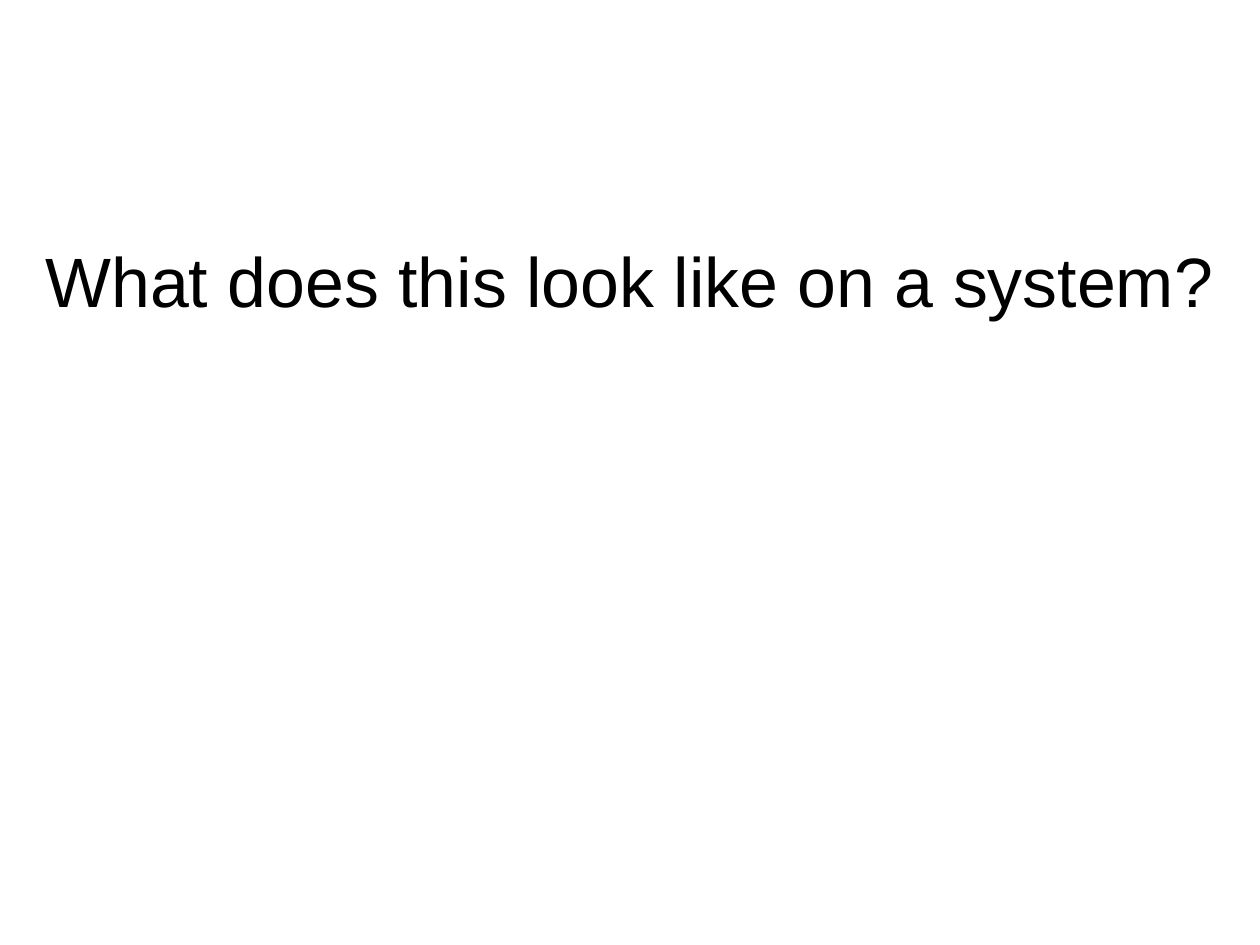
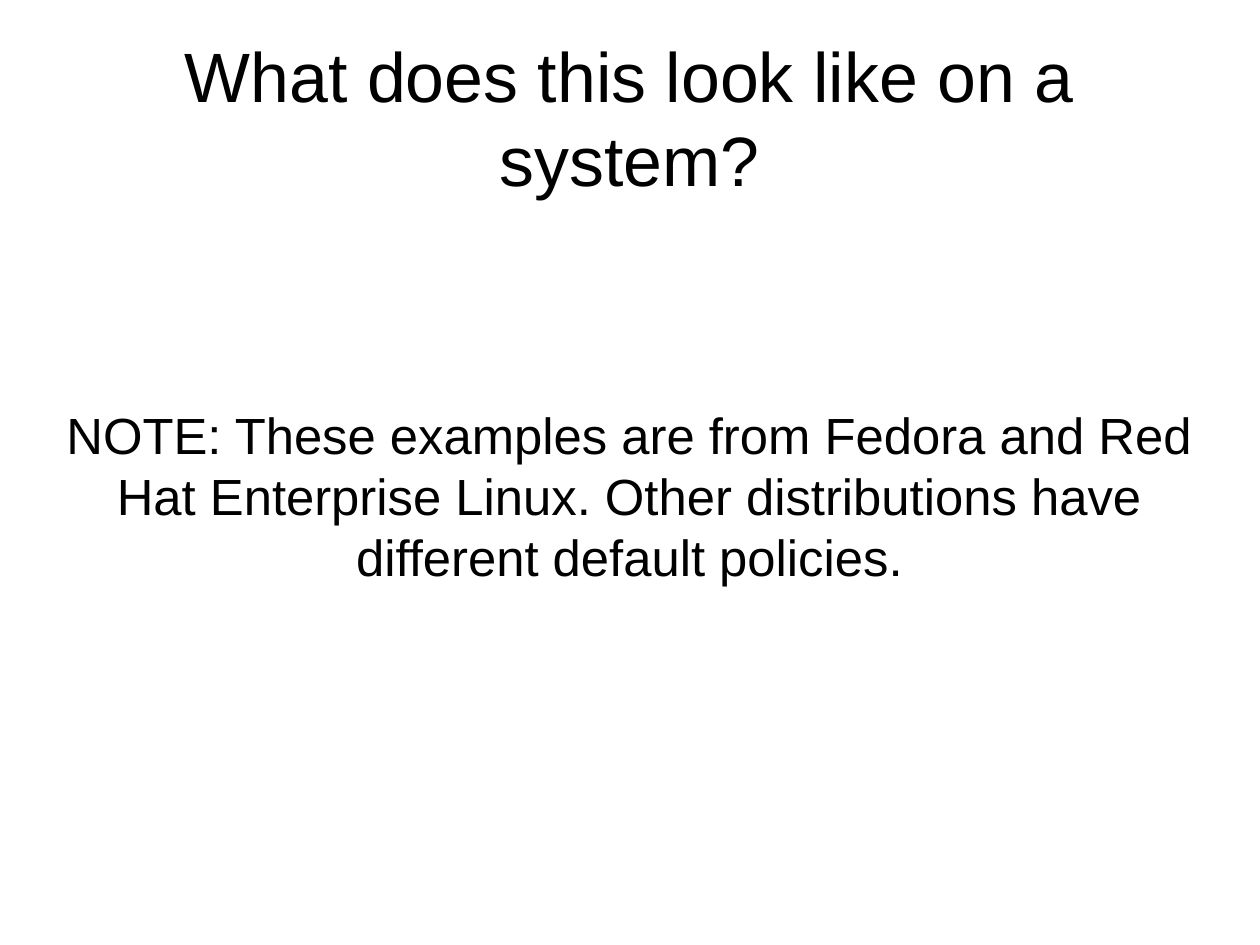
Before and after one commit to laubersm/LauberSolutions, a slide deck: slide 9 of SELinux/ItsAboutTheLabels-screen4-3.odp (slide 6 before the commit). Drawn at 1260x945 pixels with LibreOffice and Linux fonts; fonts in the diff are those of the drawing. Boxes give left, top, right and bottom in pixels: in the first picture for what was removed or moved away, otherwise in the second. Text is boxed around its words. In the diff, an @@ line names an element or a change of style, - is before the commit and + after.

```diff
--- a/SELinux/ItsAboutTheLabels-screen4-3.odp
+++ b/SELinux/ItsAboutTheLabels-screen4-3.odp
@@ title "What does this look like ...": place and size @@
-title "What does this look like ..." at (45,256,1213,321)
+title "What does this look like ..." at (185,51,1073,199)
@@ title "What does this look like ..." at (185,51,1073,199): alignment left to centre; vertical alignment top to middle @@
@@ subtitle added at (66,417,1191,586), 32 pt, text #000000 @@
+NOTE: These examples are from Fedora and Red Hat Enterprise Linux. Other distributions have different default policies.
```
Also in this commit, not shown: 7 other slides changed, 6 slides added, 2 other files.
